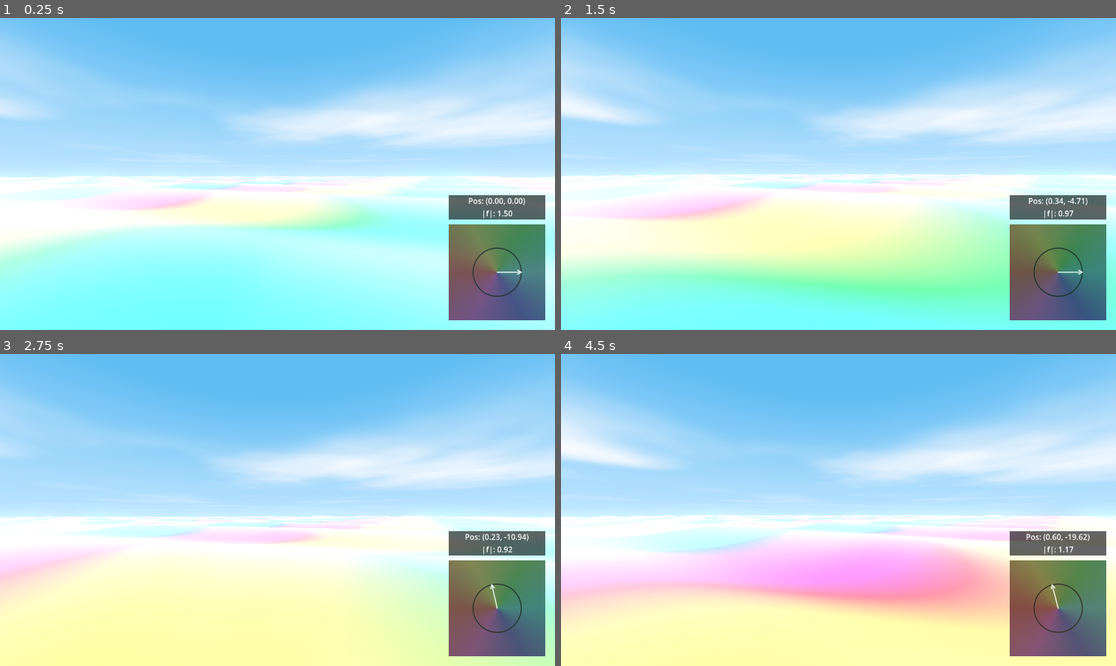
Above: before the commit, frames 1-4 (two rows, left to right).
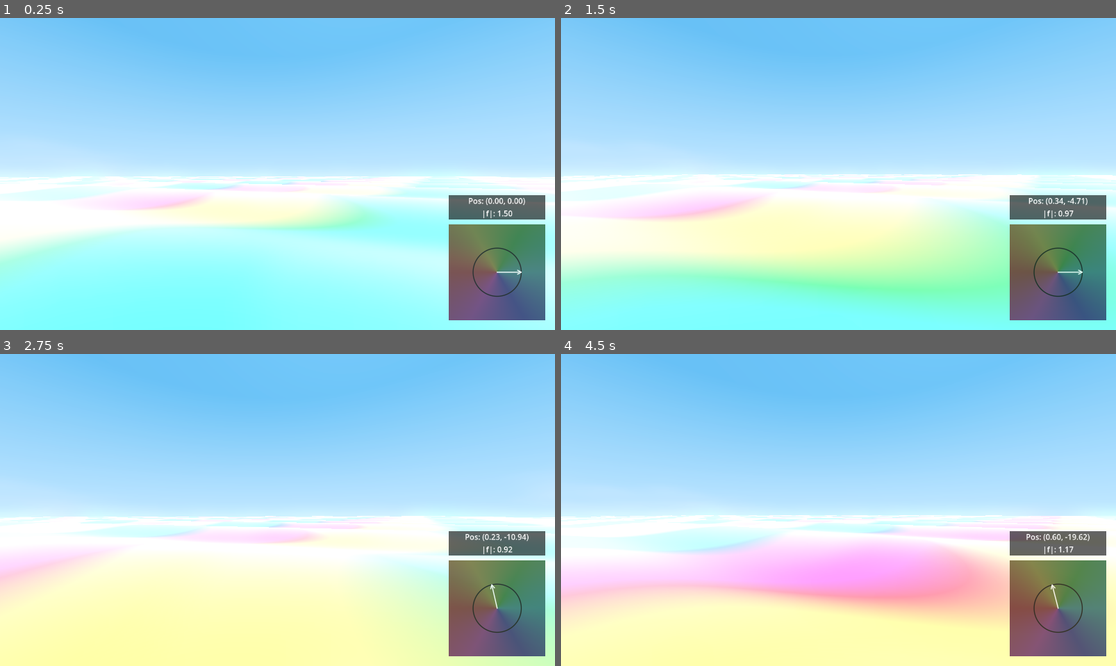
Above: after the commit, the same moments.

Repository: allanino/complex-functions-explorer
Game: Godot game, scene res://scenes/main.tscn
The game is run twice, just before and just after one commit, with the same random seed, the same clock (stepped at 60 frames per second) and the same inputs.
Inputs (mouse positions are in pixels of both pictures, inside the frame that each line leads up to):
- Up to frame 1 (0.25 s): no input
- Up to frame 2 (1.5 s): tap Enter at 0.5 s; move the mouse to (866, 174) at 0.52 s; hold W (move_forward) from 0.53 s (still down); move the mouse to (810, 174) at 1.27 s
- Up to frame 3 (2.75 s): keep holding W (move_forward); move the mouse to (288, 503) at 2.02 s
- Up to frame 4 (4.5 s): keep holding W (move_forward); move the mouse to (832, 516) at 2.77 s; move the mouse to (877, 513) at 3.52 s; move the mouse to (794, 506) at 4.27 s

The runs differ from the first frame. In frame 1, 8.8% of the frame differs, in the area x 0-100%, y 10-41%; in frame 2, 10%; in frame 3, 7.3%; in frame 4, 10%, in the area x 0-100%, y 12-41%.

Commit message:
Enhance sky visuals with realistic sun and smooth clouds
- Implemented Dave Hoskins' hash and quintic interpolation for smoother cloud noise.
- Added Mie-like scattering approximation for a more realistic sun glow.
- Improved cloud UV projection to reduce horizon stretching.
- Added multi-layered density and sun-proximity lighting for clouds.

Co-authored-by: allanino <5325241+allanino@users.noreply.github.com>

Diff:
--- a/shaders/sky.gdshader
+++ b/shaders/sky.gdshader
@@ -4,14 +4,14 @@
 uniform vec3 horizon_color : source_color = vec3(0.6, 0.8, 1.0);
 uniform vec3 cloud_color : source_color = vec3(1.0, 1.0, 1.0);
 
-// Simple hash for noise
+// Dave Hoskins' hash (2D to 1D)
 float hash(vec2 p) {
-    p = fract(p * vec2(123.34, 456.21));
-    p += dot(p, p + 45.32);
-    return fract(p.x * p.y);
+    vec3 p3 = fract(vec3(p.xyx) * 0.1031);
+    p3 += dot(p3, p3.yzx + 33.33);
+    return fract((p3.x + p3.y) * p3.z);
 }
 
-// 2D Noise
+// 2D Noise with quintic interpolation
 float noise(vec2 p) {
     vec2 i = floor(p);
     vec2 f = fract(p);
@@ -19,7 +19,8 @@
     float b = hash(i + vec2(1.0, 0.0));
     float c = hash(i + vec2(0.0, 1.0));
     float d = hash(i + vec2(1.0, 1.0));
-    vec2 u = f * f * (3.0 - 2.0 * f);
+    // Quintic interpolation
+    vec2 u = f * f * f * (f * (f * 6.0 - 15.0) + 10.0);
     return mix(a, b, u.x) + (c - a) * u.y * (1.0 - u.x) + (d - b) * u.x * u.y;
 }
 
@@ -46,29 +47,43 @@
     if (LIGHT0_ENABLED) {
         float sun_dist = distance(EYEDIR, LIGHT0_DIRECTION);
         // Sun disk
-        // LIGHT0_SIZE is angular diameter in radians.
-        // distance() between normalized vectors is approximately the angle for small angles.
-        float sun_size = max(0.01, LIGHT0_SIZE); // Ensure it's not zero
+        float sun_size = max(0.01, LIGHT0_SIZE);
         float sun_disk = smoothstep(sun_size * 0.5, sun_size * 0.45, sun_dist);
         final_color += LIGHT0_COLOR * sun_disk * LIGHT0_ENERGY;
 
-        // Sun glow
-        float sun_glow = pow(max(0.0, 1.0 - sun_dist * 0.5), 100.0);
-        final_color += LIGHT0_COLOR * sun_glow * 0.5 * LIGHT0_ENERGY;
+        // Sun glow (Mie-like scattering approximation)
+        float mie = 0.01 / (0.001 + sun_dist * sun_dist * 10.0);
+        final_color += LIGHT0_COLOR * mie * LIGHT0_ENERGY;
+
+        float haze = 0.02 / (0.01 + sun_dist);
+        final_color += LIGHT0_COLOR * haze * LIGHT0_ENERGY;
     }
 
     // Clouds
-    if (eye_alt > 0.0) {
-        vec2 cloud_uv = EYEDIR.xz / max(eye_alt, 0.001);
-        cloud_uv += TIME * 0.05; // Cloud movement
+    if (eye_alt > -0.1) {
+        // Improved UV projection to reduce horizon stretching
+        vec2 cloud_uv = EYEDIR.xz / (max(eye_alt, 0.0) + 0.2);
+        cloud_uv += TIME * 0.02; // Slower, more realistic cloud movement
 
-        float cloud_density = fbm(cloud_uv * 0.2);
-        cloud_density = smoothstep(0.4, 0.8, cloud_density);
+        float cloud_fbm = fbm(cloud_uv * 0.25);
+        // Multi-layered density for softer transitions and varied thickness
+        float cloud_density = smoothstep(0.4, 0.9, cloud_fbm);
+        float detail_noise = fbm(cloud_uv * 0.8 + vec2(TIME * 0.01));
+        cloud_density *= 0.8 + 0.4 * detail_noise;
 
-        // Fade clouds at horizon
-        cloud_density *= smoothstep(0.0, 0.2, eye_alt);
+        // Fade clouds at horizon more gracefully
+        float horizon_fade = smoothstep(-0.1, 0.3, eye_alt);
+        cloud_density *= horizon_fade;
+        cloud_density = clamp(cloud_density, 0.0, 1.0);
 
-        final_color = mix(final_color, cloud_color, cloud_density);
+        // Cloud lighting: slightly brighten clouds near the sun
+        vec3 final_cloud_color = cloud_color;
+        if (LIGHT0_ENABLED) {
+            float sun_dot = max(0.0, dot(EYEDIR, LIGHT0_DIRECTION));
+            final_cloud_color = mix(cloud_color, LIGHT0_COLOR * 1.5, pow(sun_dot, 8.0) * cloud_density);
+        }
+
+        final_color = mix(final_color, final_cloud_color, cloud_density);
     }
 
     COLOR = final_color;
